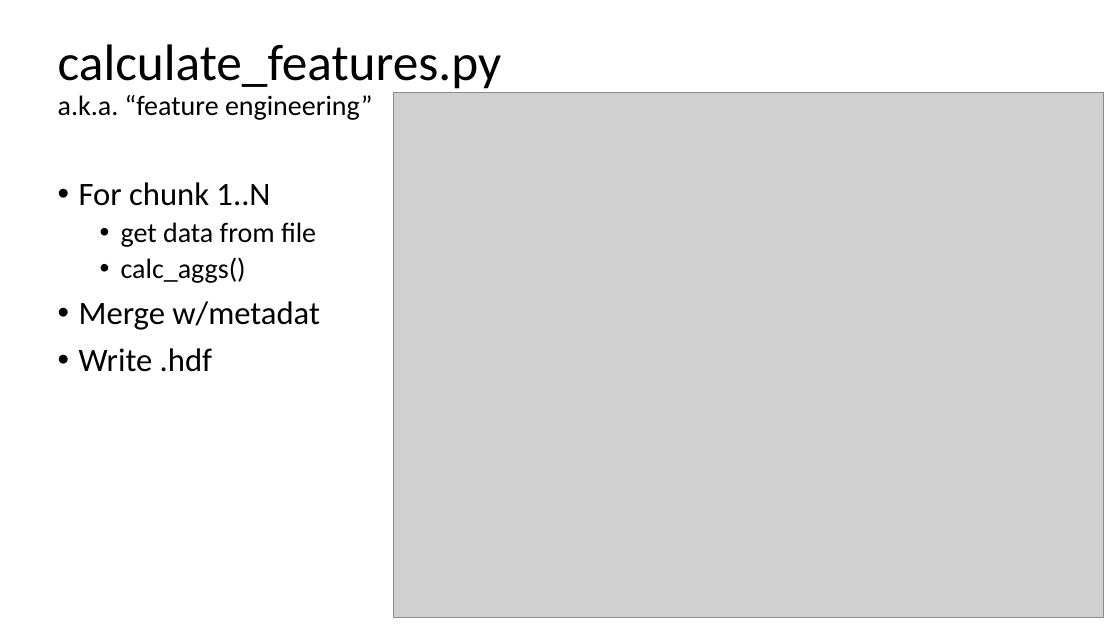
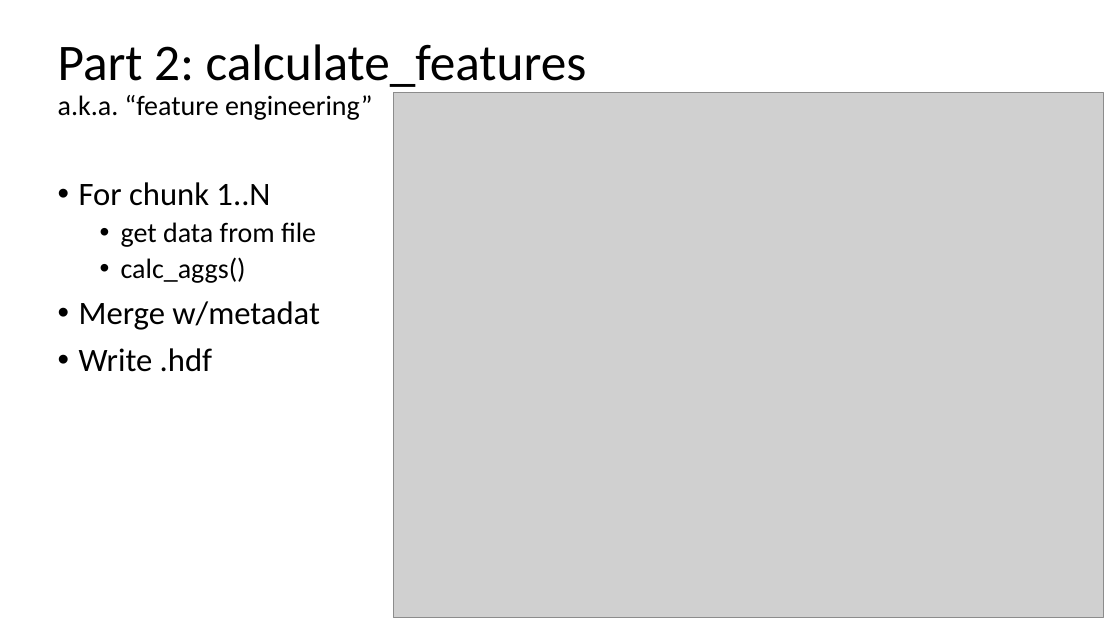
Before and after one commit to cwinsor/kaggle_plasticc, a slide deck: slide 27 of Kaggle_PLAsTiCC_and_B_Trotta_code_walk.pptx (slide 26 before the commit). Drawn at 1120x630 pixels with LibreOffice and Linux fonts; fonts in the diff are those of the drawing; grey boxes stand for pictures. Boxes give left, top, right and bottom in pixels: in the first picture for what was removed or moved away, otherwise in the second. Text is boxed around its words. In the diff, an @@ line names an element or a change of style, - is before the commit and + after.

```diff
--- a/Kaggle_PLAsTiCC_and_B_Trotta_code_walk.pptx
+++ b/Kaggle_PLAsTiCC_and_B_Trotta_code_walk.pptx
@@ title at [58, 44, 587, 120]: text changed @@
-calculate_features.py
-a.k.a. “feature engineering”
+Part 2: calculate_features
+a.k.a. “feature engineering”
```
Also in this commit, not shown: 6 other slides changed, 6 slides added, 1 slide removed, 8 other files.
